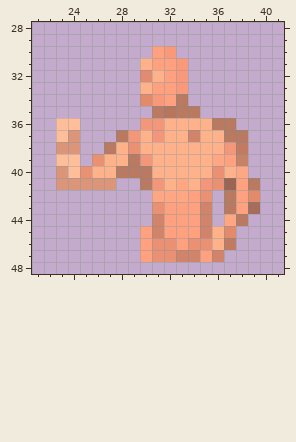
Pixel-art sprite -- graphics/kitsune/bases/basekitsune.png. This is how it looked before the edit.
The file is 64x64 pixels. Colours within 5 levels of each other are drawn and written as one. Shown: x 21..41, y 28..48.
After:
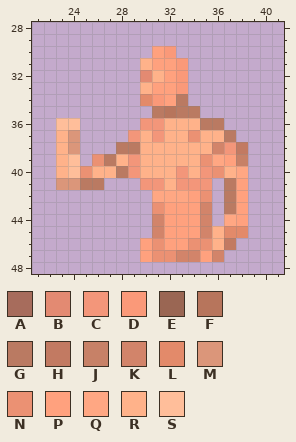
Palette (. is transparent): A #a76c5c  B #e38a72  C #f3967a  D #fa9979  E #9a6653  F #b7755c  G #ba7a62  H #c27a62  J #c78167  K #d2846a  L #e38a6a  M #db967a  N #eb9173  P #ffa17e  Q #ffa783  R #ffb28a  S #ffbe9a
Diff:
Changed rows in their new state; - is an unchanged pixel.
first column x 23:
36 ------------G-.--
37 R----.-----N---.-
38 R---.GG------K---
39 R---G-CR----N----
40 R-----CR--C-C----
41 --GG.--C--CC-.G-.
42 ----------------.
43 ----------------.
44 ---------------P-
45 -------.-------L-
46 ---------P-------
Changed places in both pictures, as pixel boxes (x1, y1, x2, y2):
changed: (56, 118, 260, 250)
